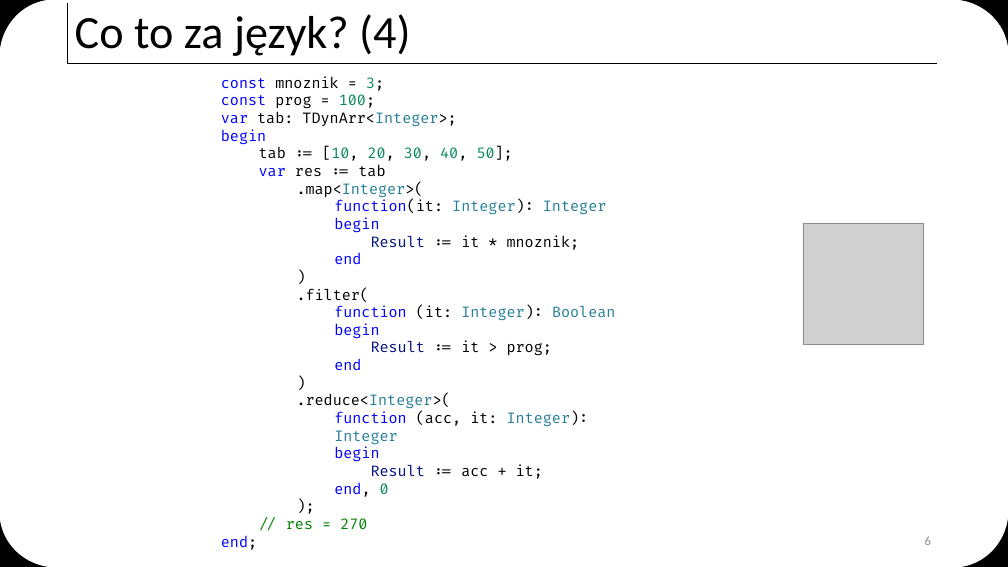
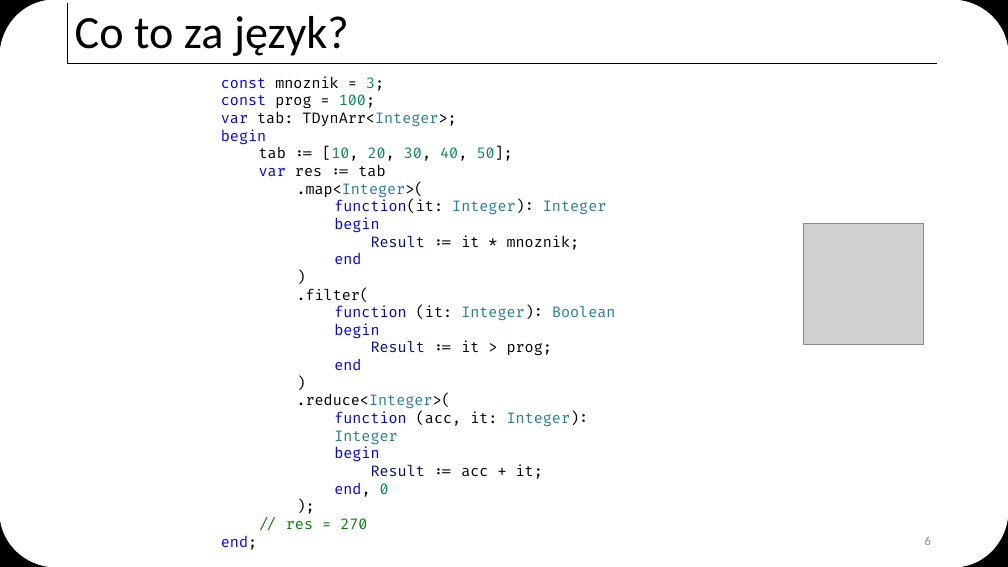
Before and after one commit to ttyrakow/zlot19, a slide deck: slide 6 of zlot19.pptx. Drawn at 1008x567 pixels with LibreOffice and Linux fonts; fonts in the diff are those of the drawing; grey boxes stand for pictures. Boxes give left, top, right and bottom in pixels: in the first picture for what was removed or moved away, otherwise in the second. Text is boxed around its words. In the diff, an @@ line names an element or a change of style, - is before the commit and + after.

```diff
--- a/zlot19.pptx
+++ b/zlot19.pptx
@@ title at (75,16,349,56): text changed @@
-Co to za język? (4)
+Co to za język?
```
Also in this commit, not shown: 5 other slides changed, 2 other files.
